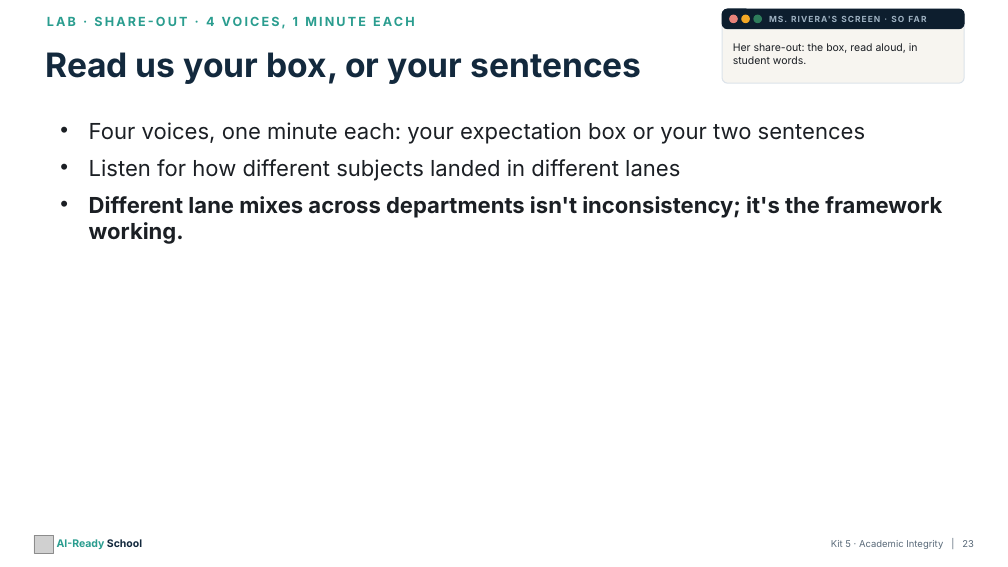
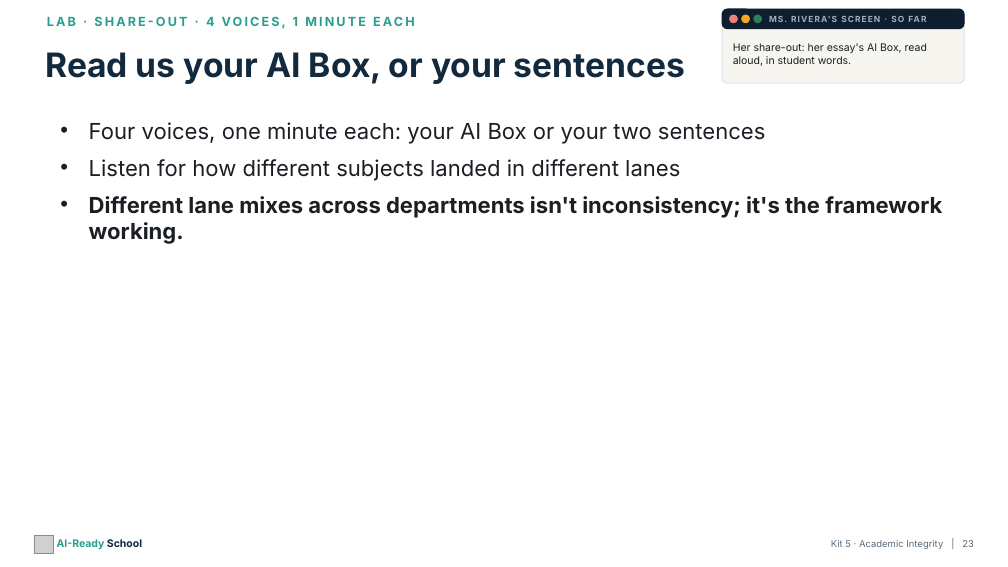
Before and after one commit to aspinozzi1/Ai-School-Ready, a slide deck: slide 23 of kits/kit05/Kit05_PresentationDeck.pptx. Drawn at 1008x567 pixels with LibreOffice and Linux fonts; fonts in the diff are those of the drawing; grey boxes stand for pictures. Boxes give left, top, right and bottom in pixels: in the first picture for what was removed or moved away, otherwise in the second. Text is boxed around its words. In the diff, an @@ line names an element or a change of style, - is before the commit and + after.

```diff
--- a/kits/kit05/Kit05_PresentationDeck.pptx
+++ b/kits/kit05/Kit05_PresentationDeck.pptx
@@ text at (x1=45, y1=52, x2=685, y2=84): text changed @@
-Read us your box, or your sentences
+Read us your AI Box, or your sentences
@@ text at (x1=733, y1=43, x2=927, y2=66): text changed @@
-Her share-out: the box, read aloud, in student words.
+Her share-out: her essay's AI Box, read aloud, in student words.
@@ text at (x1=89, y1=122, x2=765, y2=144): text changed @@
-• Four voices, one minute each: your expectation box or your two sentences
+• Four voices, one minute each: your AI Box or your two sentences
```
Also in this commit, not shown: 14 other slides changed, 19 other files.
